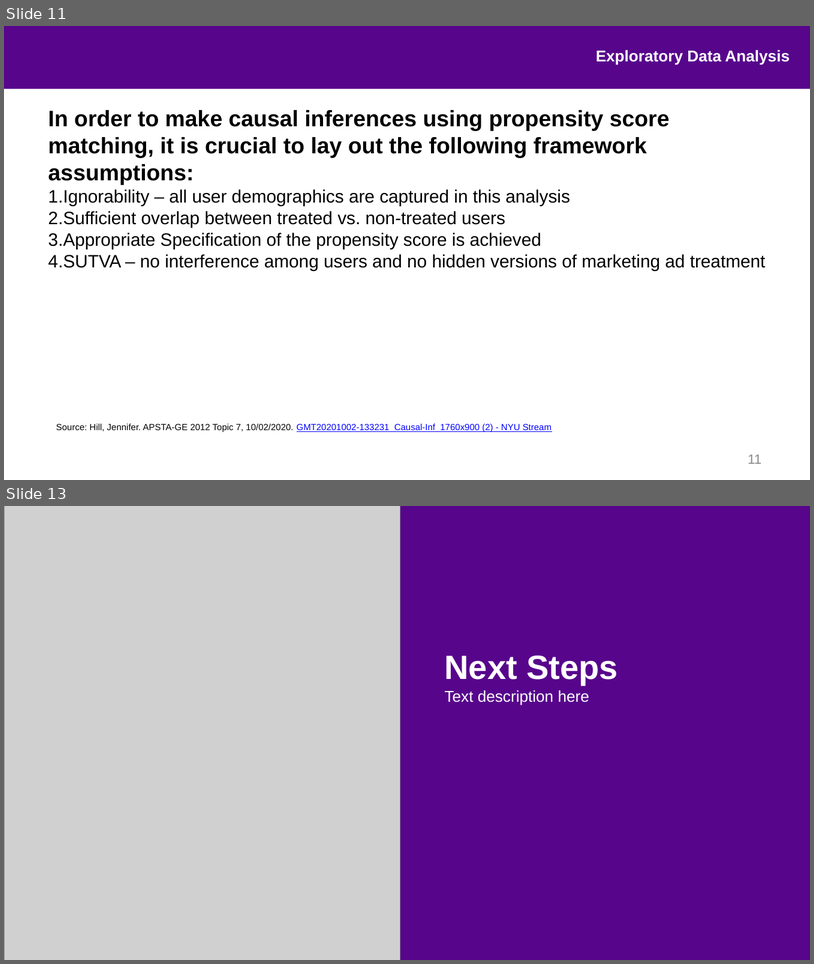
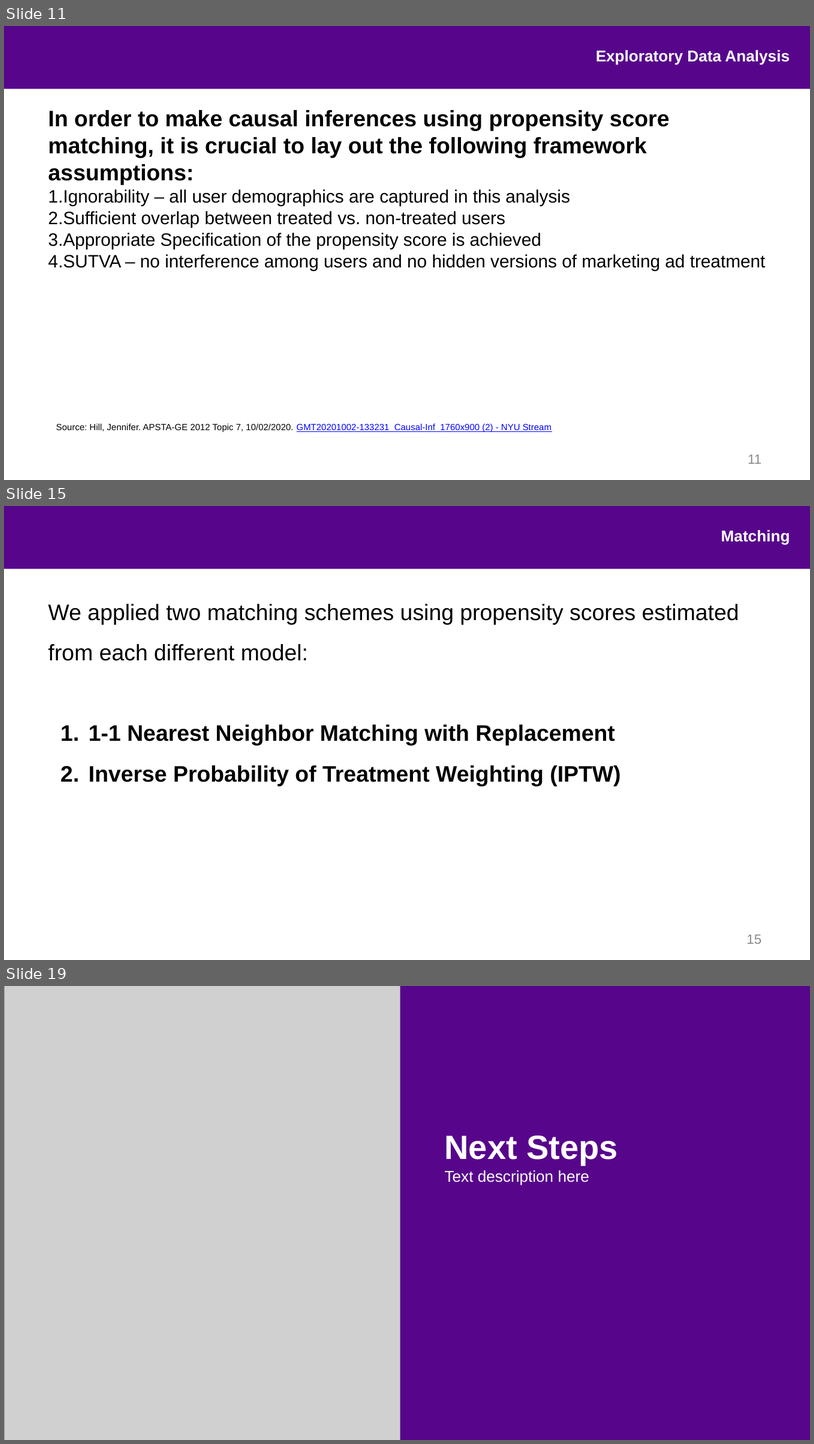
Before and after one commit to ajpag/Airbnb-Causal-Inference, a slide deck: presentation/airbnb_causal_inference.pptx. Shown one above the other, each under a label of ours: slides 11 and 13 before the commit, slides 11, 15 and 19 after it; the slides between them are not shown. The pictures are 814x964 and 814x1444 pixels, drawn with LibreOffice and Linux fonts; fonts in the diff are those of the drawing; grey boxes stand for pictures; background and template pictures are left out. Boxes give left, top, right and bottom in pixels: in the first picture for what was removed or moved away, otherwise in the second. Text is boxed around its words. In the diff, an @@ line names an element or a change of style, - is before the commit and + after.

Commit message:
update modeling slides

```diff
--- a/presentation/airbnb_causal_inference.pptx
+++ b/presentation/airbnb_causal_inference.pptx
@@ slide 15 added at (x1=4, y1=506, x2=810, y2=960), background #FFFFFF; not listed: 1 template element that a slide beside it also shows @@
@@ text added at (x1=722, y1=530, x2=791, y2=545), 14 pt, text #FFFFFF, bold @@
+Matching
@@ text added at (x1=48, y1=604, x2=740, y2=786), 20 pt, text #000000, bold @@
+We applied two matching schemes using propensity scores estimated from each different model:
+1. 1-1 Nearest Neighbor Matching with Replacement
+2. Inverse Probability of Treatment Weighting (IPTW)
@@ page number added at (x1=747, y1=934, x2=762, y2=943), 12 pt, text #898989 @@
+15
@@ what was slide 13 is now slide 19 @@
```
Also in this commit, not shown: 6 other slides added, 1 slide removed.
